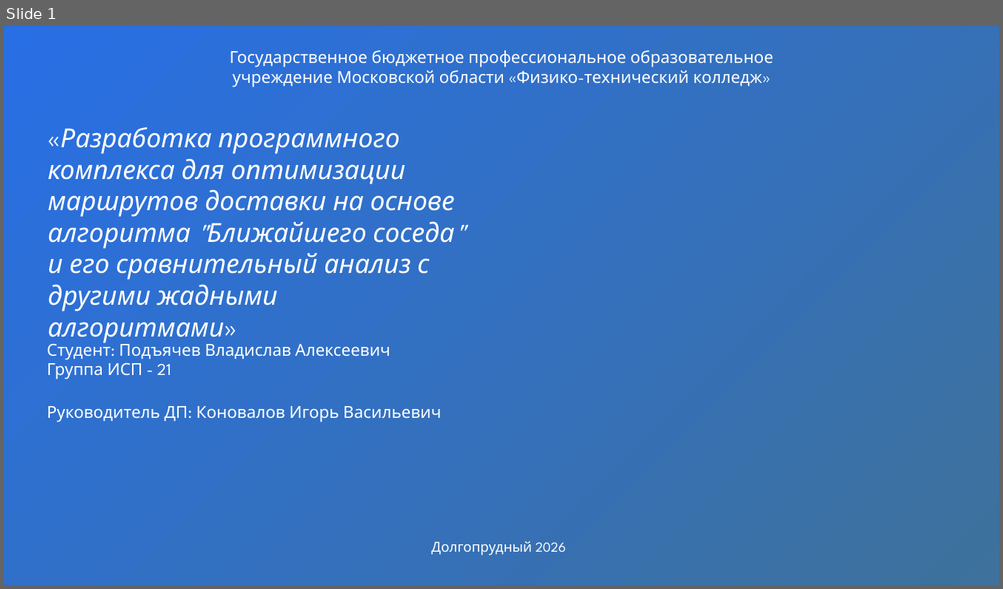
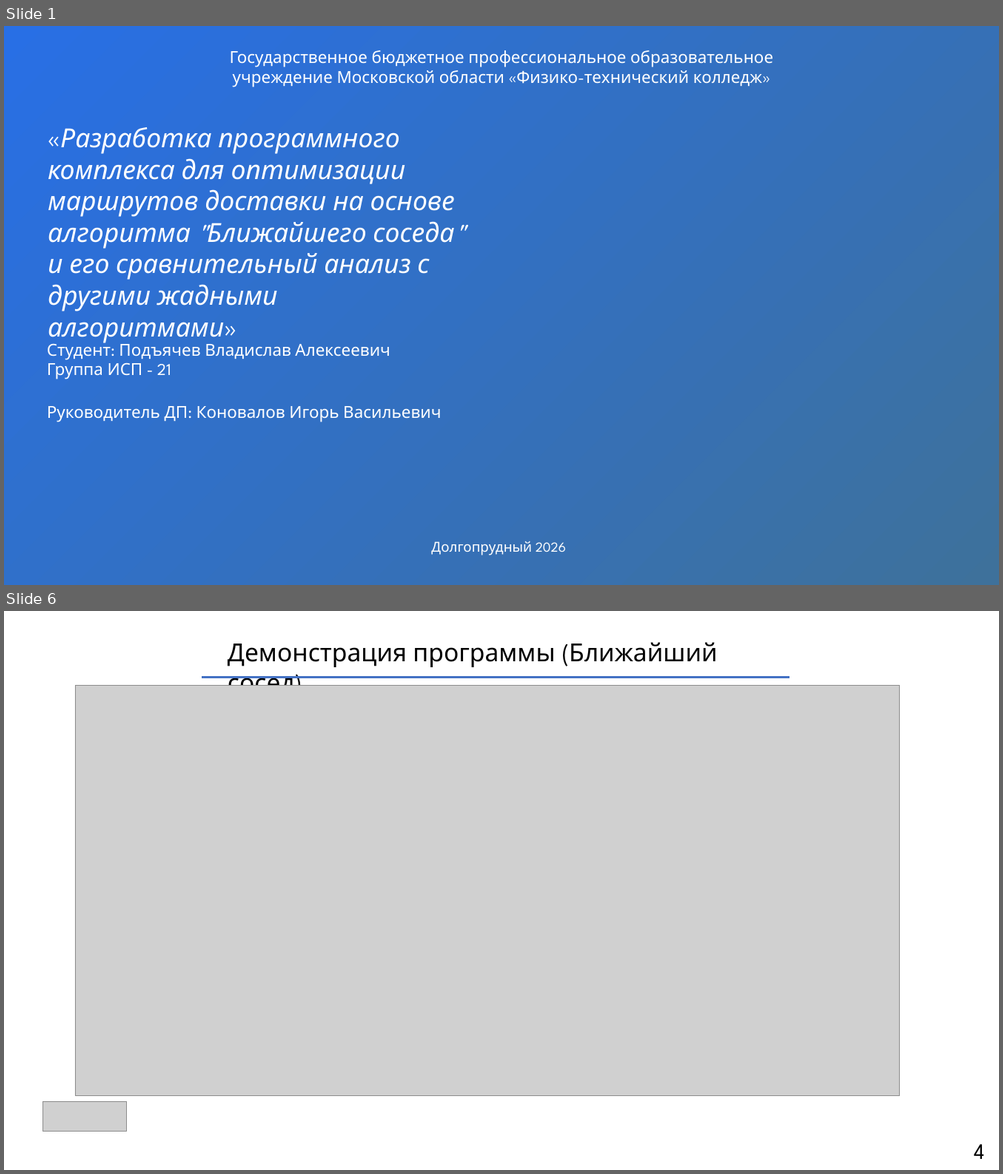
Before and after one commit to darinbtw/Machine_learning_to_optimize_processes_in_logistics, a slide deck: Презентация ДП Подъячев.pptx. Shown one above the other, each under a label of ours: slide 1 before the commit, slides 1 and 6 after it; the slides between them are not shown. The pictures are 1003x589 and 1003x1174 pixels, drawn with LibreOffice and Linux fonts; fonts in the diff are those of the drawing; grey boxes stand for pictures; background and template pictures are left out. Boxes give left, top, right and bottom in pixels: in the first picture for what was removed or moved away, otherwise in the second. Text is boxed around its words. In the diff, an @@ line names an element or a change of style, - is before the commit and + after.

```diff
--- a/Презентация ДП Подъячев.pptx
+++ b/Презентация ДП Подъячев.pptx
@@ slide 6 added at box(4, 611, 999, 1170), background #FFFFFF @@
@@ text added at box(227, 642, 717, 686), 36 pt, text #000000 @@
+Демонстрация программы (Ближайший сосед)
@@ picture added at box(75, 685, 899, 1096) @@
@@ picture added at box(101, 685, 891, 1096) @@
@@ line added from (202, 678) to (789, 678), #4472C4 3 pt @@
@@ picture added at box(42, 1102, 127, 1131) @@
@@ text added at box(973, 1145, 984, 1159), 32 pt, text #000000 @@
+4
```
Also in this commit, not shown: 4 slides changed, 1 other slide added, 1 other file.
